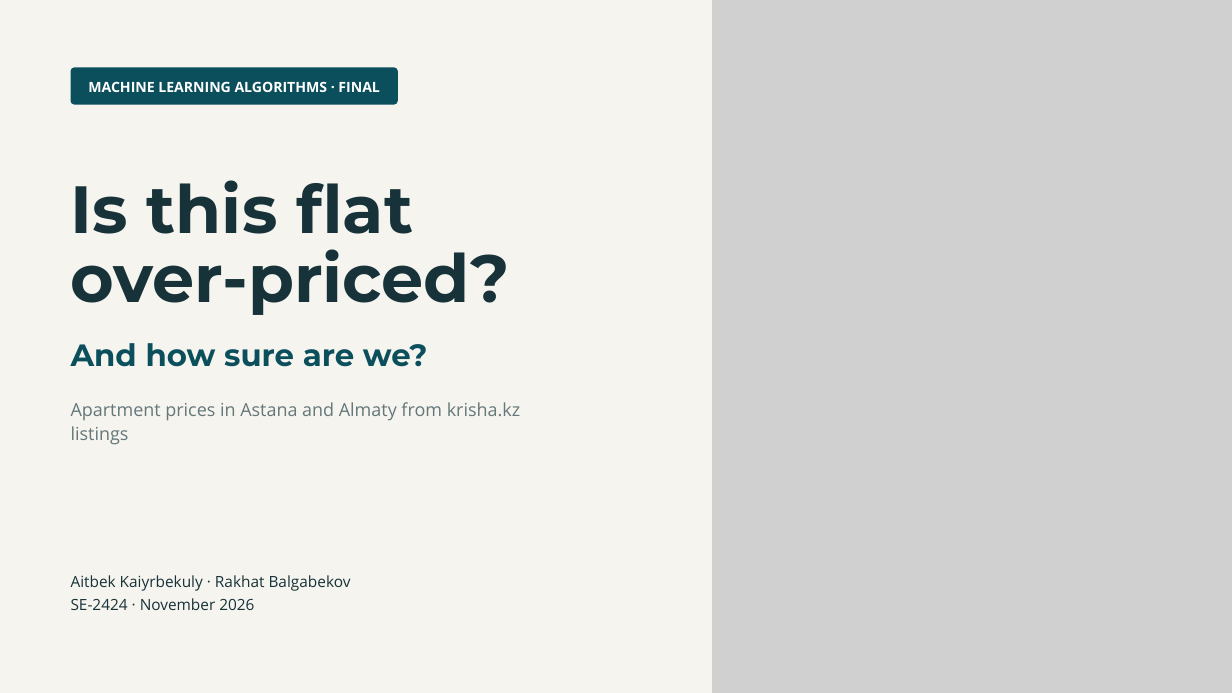
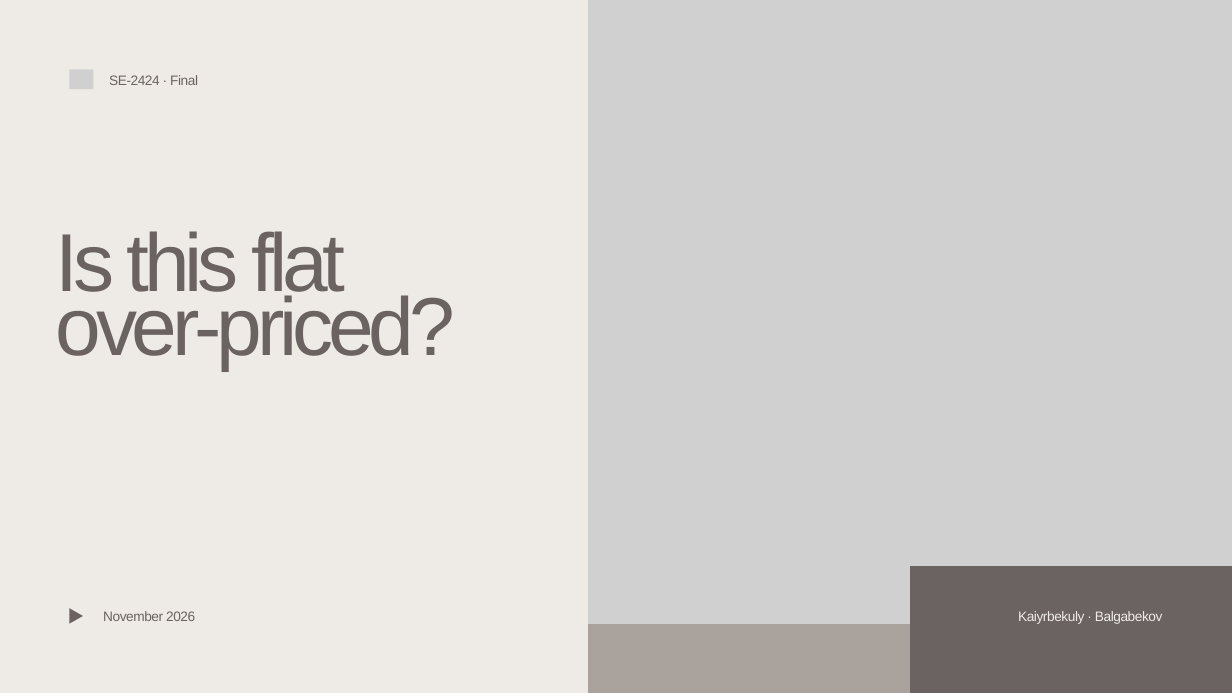
Before and after one commit to Newterios/mla_midtem, a slide deck: slide 1 of slides/Final_SE-2424_slides.pptx. Drawn at 1232x693 pixels with LibreOffice and Linux fonts; fonts in the diff are those of the drawing; grey boxes stand for pictures. Boxes give left, top, right and bottom in pixels: in the first picture for what was removed or moved away, otherwise in the second. Text is boxed around its words. In the diff, an @@ line names an element or a change of style, - is before the commit and + after.

Commit message:
Slides on a presentation template, app screenshot of the new look, contributions: the app built together

```diff
--- a/slides/Final_SE-2424_slides.pptx
+++ b/slides/Final_SE-2424_slides.pptx
@@ background #F6F4EF to #EEEAE5 @@
@@ freeform shape removed at box(0, 0, 712, 693) @@
@@ picture: place and size @@
-picture at box(693, 0, 1232, 693)
+picture at box(588, 0, 1232, 623)
@@ picture added at box(69, 69, 93, 89) @@
@@ freeform shape removed at box(71, 67, 398, 104) @@
@@ text removed at box(88, 81, 379, 92) @@
-MACHINE LEARNING ALGORITHMS · FINAL
@@ text added at box(109, 75, 198, 85), 16 pt, text #6B6361 @@
+SE-2424 · Final
@@ text "Is this flat": place and size @@
-text "Is this flat" at box(71, 180, 510, 315)
+text "Is this flat" at box(56, 231, 456, 370)
@@ text "Is this flat" at box(56, 231, 456, 370): size 78 to 96 pt, font Montserrat to Arial, text colour #173238 to #6B6361, letter spacing 0 to -6 pt, bold off; line spacing 80.3pt to 74.9pt @@
@@ text removed at box(71, 343, 428, 367) @@
-And how sure are we?
@@ text removed at box(71, 402, 520, 445) @@
-Apartment prices in Astana and Almaty from krisha.kz listings
@@ freeform shape added at box(910, 567, 1232, 693), fill #6B6361 @@
@@ text removed at box(71, 575, 351, 610) @@
-Aitbek Kaiyrbekuly · Rakhat Balgabekov
-SE-2424 · November 2026
@@ freeform shape added at box(588, 591, 955, 693), fill #AAA39D @@
@@ freeform shape added at box(69, 608, 83, 624), fill #6B6361 @@
@@ text added at box(103, 611, 195, 621), 16 pt, text #6B6361 @@
+November 2026
@@ text added at box(1018, 611, 1163, 624), 16 pt, text #EEEAE5 @@
+Kaiyrbekuly · Balgabekov
```
Also in this commit, not shown: 9 other slides changed, 4 slides added, 6 slides removed, 8 other files.
